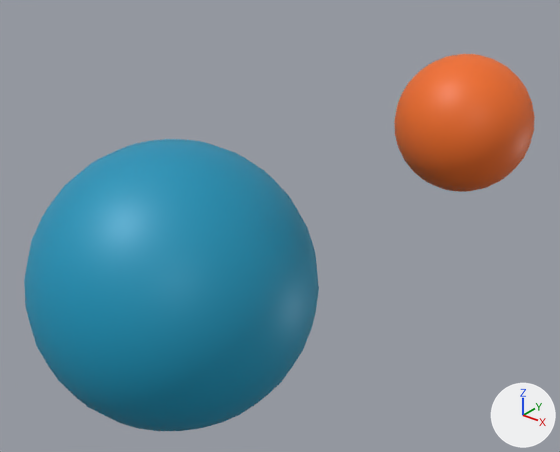
The glTF model vigetpic/3dlogo.gltf: old version first, new version second.
Before and after are seen from a 50 mm camera at (3.5, -3.21, 2.74) aimed at (0.52, 0.52, 0.43). The axes (+X, +Y, +Z) are drawn at lower right. The lights are the same throughout.
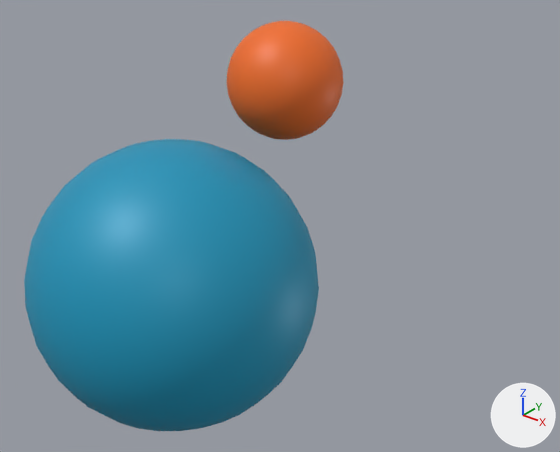
Where the change shows, as pixel boxes (x1, y1, x2, y2) in the pictures (560 x 452 px):
'Sphere.001', moved
    before: (394, 54, 535, 192)
    after: (227, 21, 343, 140)

The change, as a list of edits to the scene's bpy script:
```text
Change ob_sphere_001:
    ob_sphere_001.location: (1.419, 1.276, 1.152) -> (-0.062, 1.298, 1.173)
```
